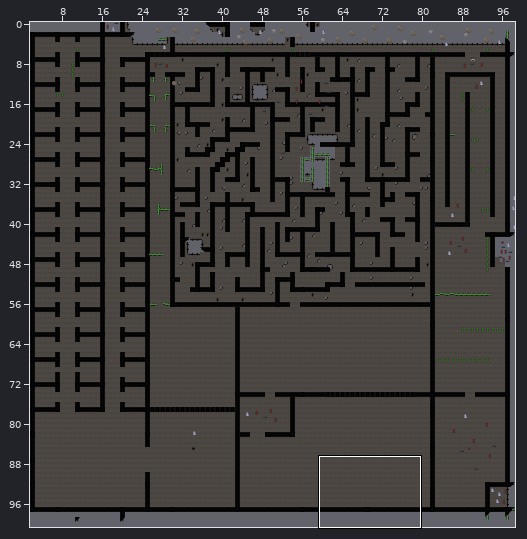
Tiled map (JSON) -- public/maps/b_karteship.tmj. Above, an overview of the earlier version with the close-up marked.
Close-up. Old version:
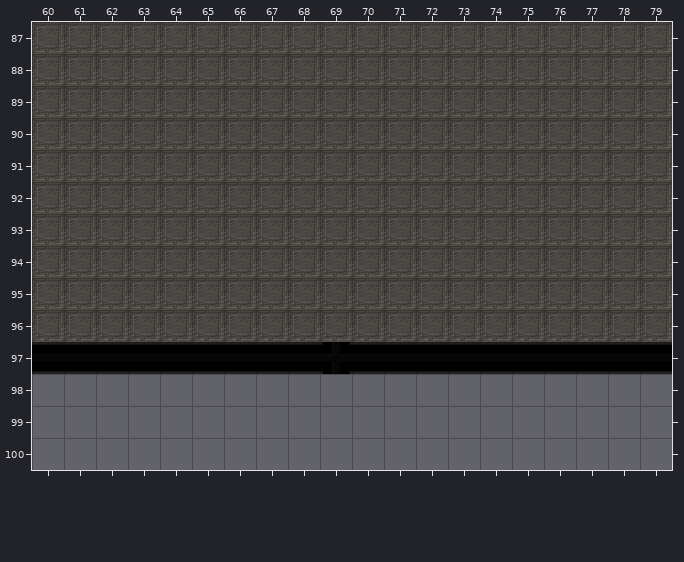
Cells are 32x32 px. Shown: x 60..79, y 87..100. The commit also changed other parts of the map, which this record leaves out.
Now the later version:
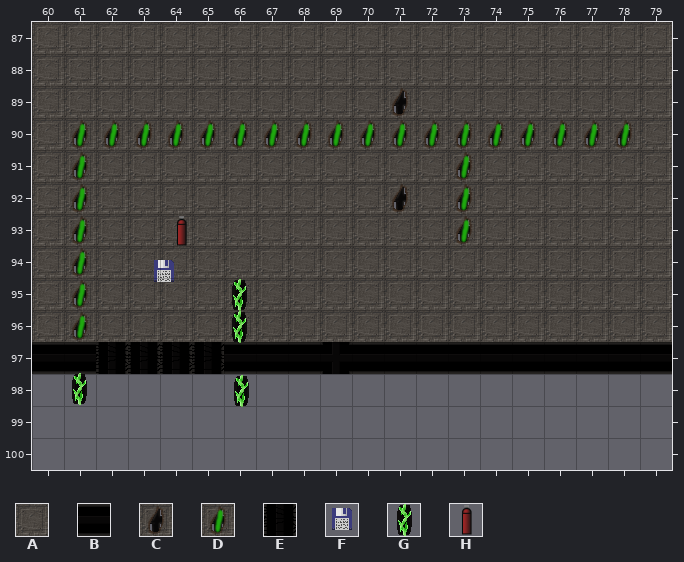
Key: from "ship": A 0, B 2, C 4, D 17, E 18, F 56, G 58, H 62.
_ is an empty cell.
Objects are placed by their top-left corner, in cells (3,4 is the top-left corner of cell 3,4); size is 1x1 cell unless given.
Diff:
Layer "Tile Layer 1":
y 89: x 71 A -> C
y 90: x 61..78 AAAAAAAAAAAAAAAAAA -> DDDDDDDDDDDDDDDDDD
y 91: x 61 A -> D; x 73 A -> D
y 92: x 61 A -> D; x 71 A -> C; x 73 A -> D
y 93: x 61 A -> D; x 73 A -> D
y 94..96: x 61 A -> D
y 97: x 62..65 BBBB -> EEEE
Layer "Object Layer 1":
added: H at 64.2,93
added: F at 63.6,94.3
added: G at 66,95
added: G at 66,96
added: G at 61,98
added: G at 66,98
